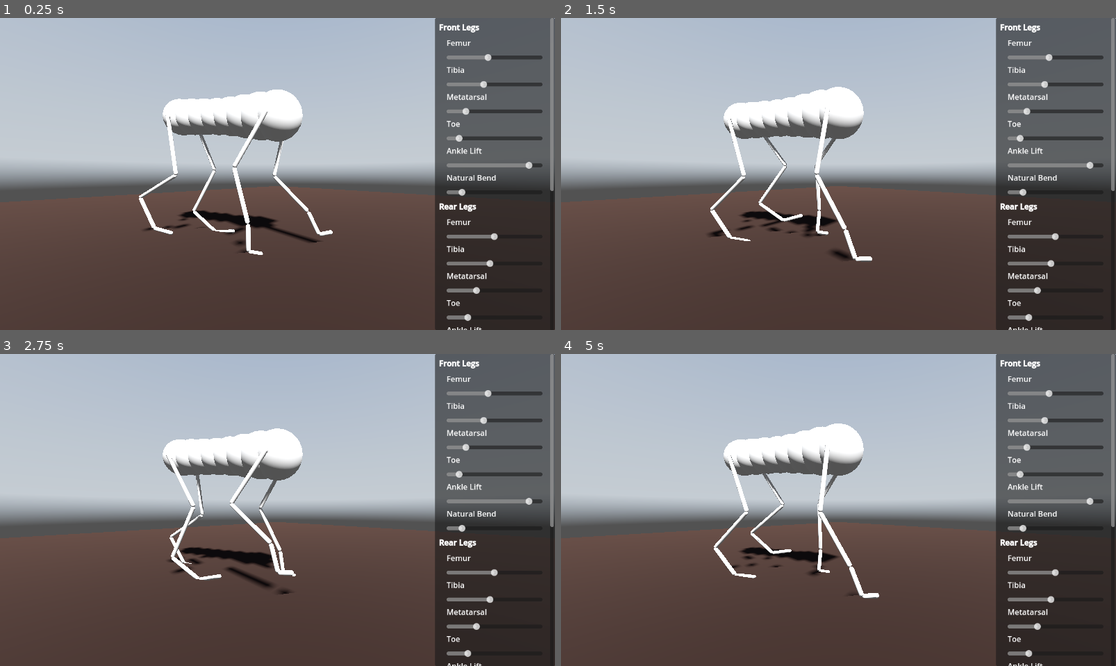
Above: before the commit, frames 1-4 (two rows, left to right).
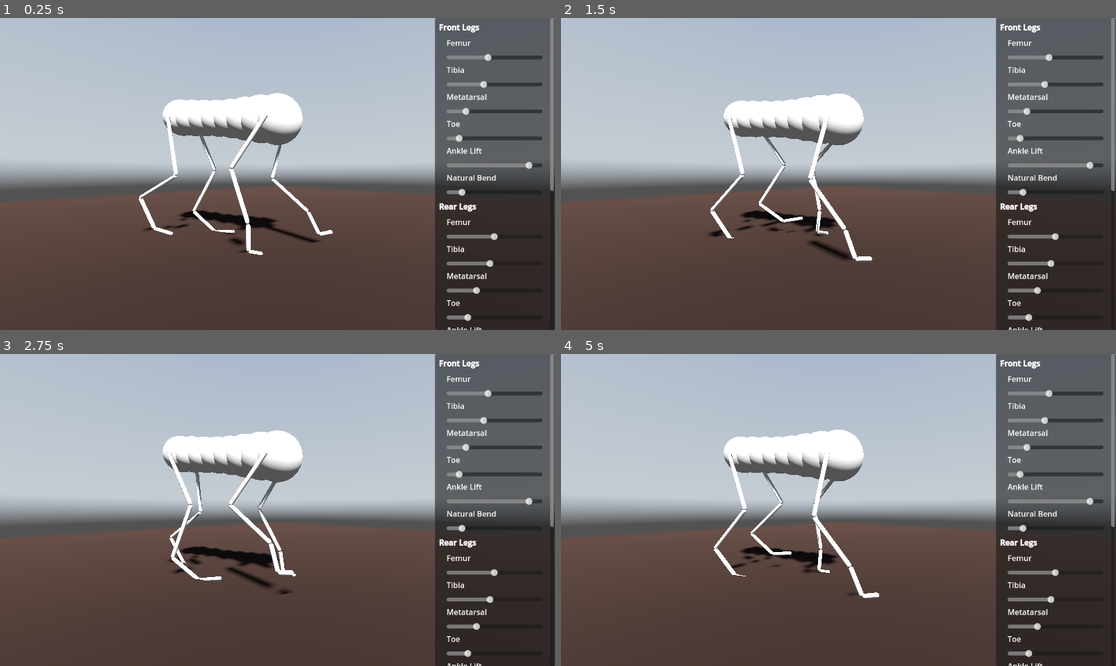
Above: after the commit, the same moments.

Repository: jehoz/legs-and-gaits
Game: Godot game, scene res://scenes/default.tscn
Two runs of this game, one before a commit and one after it. Both use one fixed random seed, a clock stepped at 60 frames per second and the inputs below. A sky picture missing from this copy of the repository is replaced by a grey-blue gradient.
Inputs:
- Up to frame 1 (0.25 s): no input
- Up to frame 2 (1.5 s): no input
- Up to frame 3 (2.75 s): no input
- Up to frame 4 (5 s): no input

The runs differ from the first frame. In frame 1, 1.5% of the frame differs, in the area x 25-60%, y 22-76%; in frame 2, 2.2%; in frame 3, 1.2%; in frame 4, 2.2%, in the area x 27-58%, y 22-79%.

Commit message:
Movement of the body segments responds to leg movements (still not perfect)

Diff:
--- a/scripts/body_segment.gd
+++ b/scripts/body_segment.gd
@@ -2,6 +2,8 @@
 
 @export var radius: float = 0.2
 @export var length: float = 0.2
+
+const GRAVITY: float = 2.5
 
 var leg_l: Leg = null
 var leg_r: Leg = null
@@ -43,17 +45,29 @@
 
 	position.y = resting_height
 
+var prev_error = 0
 func _process(delta):
 	if leg_l == null:
 		position.z = z_offset
 		return
 
-	var y_target = resting_height - 0.05
-	if leg_l.is_load_phase() or leg_r.is_load_phase():
-		y_target = resting_height + 0.05
+	if (leg_l.is_planted() or leg_r.is_planted()) and position.y < resting_height:
+		var force = (atan(10 + leg_l.osc_vertical_bias) + PI) / (2 * PI)
+		force *= max(-leg_l.oscillator.asymmetric(leg_l.osc_vertical_bias),
+					 -leg_r.oscillator.asymmetric(leg_r.osc_vertical_bias))
 
-	var error = y_target - position.y
-	y_velocity = 1.25 * error - 0.75 * (error - y_velocity)
+		var error = resting_height - position.y
+
+		y_velocity += (500.0 * error) * delta * force
+		y_velocity /= 2.0
+		prev_error = error
+
+	y_velocity -= GRAVITY * delta
 
 	position.z = z_offset
 	position.y += y_velocity * delta
+
+	# don't fall through the ground
+	if position.y < radius:
+		position.y = radius
+		y_velocity = 0
--- a/scripts/leg.gd
+++ b/scripts/leg.gd
@@ -114,15 +114,19 @@
 	return femur_length + tibia_length + metatarsal_length * sin(ankle_lift)
 
 func move_foot_target():
-	#var step_height = max_length() * 0.125
-	#var step_distance = step_height * 2.0
 	var forward = -global_basis.z
 
 	foot_target.global_position = global_position + (forward * (oscillator.skewed(osc_horizontal_bias) * step_length))
 	foot_target.global_position.y = max(0, oscillator.asymmetric(osc_vertical_bias, PI/2)) * step_height
 
+	if foot_target.global_position.y > global_position.y:
+		foot_target.global_position.y = global_position.y
+
+func is_planted():
+	return oscillator.asymmetric(osc_vertical_bias, PI/2) <= 0
+
 func is_load_phase():
-	return foot_target.global_position.y <= 0 and foot_target.position.z > 0
+	return is_planted() and foot_target.position.z > 0
 
 func solve_ik():
 	var forward = -global_basis.z
